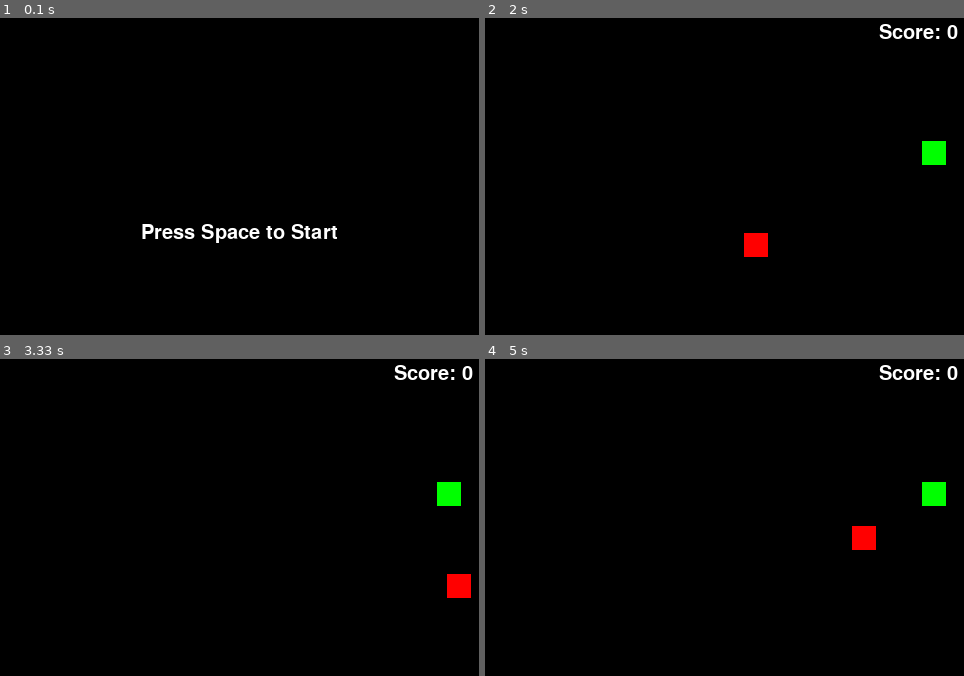
Above: before the commit, frames 1-4 (two rows, left to right).
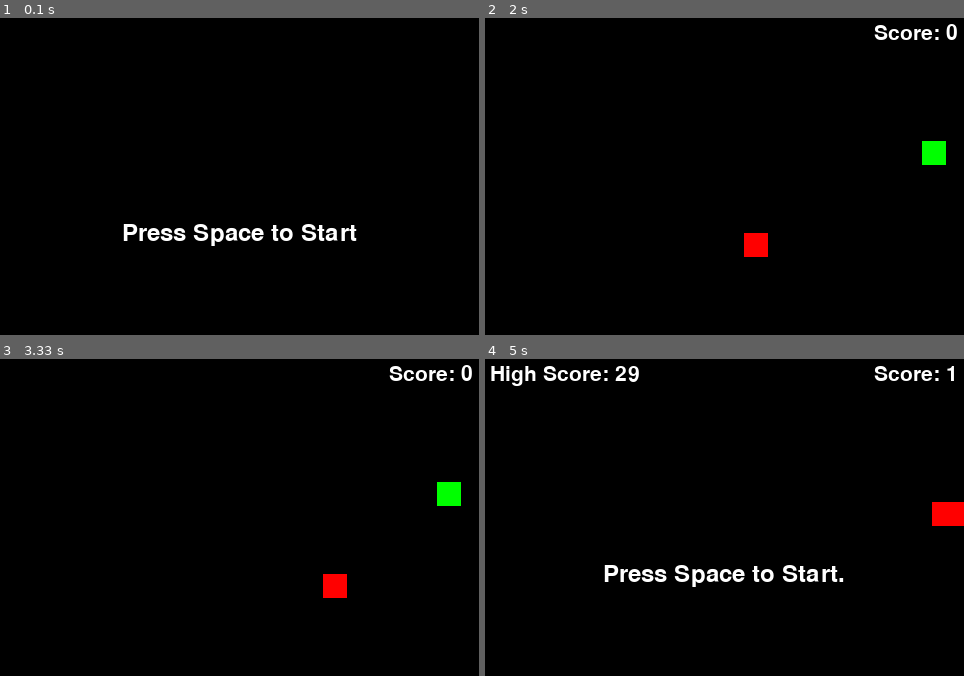
Above: after the commit, the same moments.

Repository: Dev-Chase/new_snake_pygame
Game: pygame game, started from main.py
Same seed, same stepped clock (60 frames per second), same inputs: the game is played once before the commit and once after it.
Inputs:
- Up to frame 1 (0.1 s): no input
- Up to frame 2 (2 s): hold Esc 0.33-0.8 s; tap Space at 1.83 s
- Up to frame 3 (3.33 s): hold Esc 2.17-2.63 s; hold Right 2.17-2.63 s; tap Space at 2.23, 2.53, 2.73, 3.03 s; hold Esc 2.67-3.13 s; hold Right 2.67-3.13 s
- Up to frame 4 (5 s): hold Up 3.67-4.13 s; tap Space at 3.73, 4.03, 4.23, 4.53, 4.73 s; hold Right 4.17-4.63 s; hold Left from 4.67 s (still down)

The runs differ from the first frame. In frame 1, 1.5% of the frame differs, in the area x 25-75%, y 64-72%; in frame 2, 0.5%; in frame 3, 1.2%; in frame 4, 3.8%, in the area x 1-100%, y 1-72%.

Commit message:
Added Pausing Functionality

Diff:
--- a/highscore.txt
+++ b/highscore.txt
@@ -2,3 +2,4 @@
 2
 5
 23
+29
--- a/main.py
+++ b/main.py
@@ -24,7 +24,7 @@
     while snake.hit_food(food):
         food.rect.topleft = random_pos()
 
-    text_box = TextBox("Press Space to Start")  # Main Text
+    text_box = TextBox("Press Space to Start", font_size=36)  # Main Text
     score_box = TextBox(f"Score: {score}")  # Current Score Text
     high_score_box = TextBox(f"High Score: {high_score}")  # High Score Text
 
@@ -48,9 +48,14 @@
                     score = 0
                     score_box.__init__(f"Score: {score}")
                     score_box.rect.topright = (W - 6, 6)
-                # elif game_states["playing"]:
-                #     if event.key == pygame.K_f:
-                #         snake.grow()
+                elif event.key == pygame.K_ESCAPE:
+                    # Pausing the Game
+                    if game_state == game_states["playing"]:
+                        game_state = game_states["paused"]
+                        text_box.__init__("Press ESC to Resume", font_size=36)
+                    # Un-Pausing the Game
+                    elif game_state == game_states["paused"]:
+                        game_state = game_states["playing"]
 
         # Start Screen
         if game_state == game_states["start"]:
@@ -71,7 +76,7 @@
 
             # Game Over Checks
             if snake.is_dead():
-                text_box.__init__("Game Over. Press Space to Start.")
+                text_box.__init__("Press Space to Start.", font_size=36)
                 game_state = game_states["game-over"]
                 if score > high_score:
                     write_high_score(score)
@@ -97,6 +102,15 @@
             display.blit(score_box.text, score_box.rect.topleft)
             display.blit(high_score_box.text, high_score_box.rect.topleft)
 
+        # Pause Screen
+        elif game_state == game_states["paused"]:
+            # Drawing
+            display.blit(food.image, food.rect.topleft)
+            snake.draw(display)
+            display.blit(text_box.text, text_box.rect.topleft)
+            display.blit(score_box.text, score_box.rect.topleft)
+            display.blit(high_score_box.text, high_score_box.rect.topleft)
+
         # Implement Screen Shake
         if screen_shake <= 0:
             screen_shake = 0
--- a/settings.py
+++ b/settings.py
@@ -14,7 +14,7 @@
 game_states = {
     "start": 0,
     "playing": 1,
-    "pause": 2,
+    "paused": 2,
     "game-over": 3
 }
 
--- a/textbox.py
+++ b/textbox.py
@@ -2,7 +2,7 @@
 
 
 class TextBox:
-    def __init__(self, content="Hello World!", pos=(W//2, H//2), colour=fg_colour):
-        self.font = pygame.font.SysFont('system', 30)
+    def __init__(self, content="Hello World!", pos=(W//2, H//2), font_size=31, colour=fg_colour):
+        self.font = pygame.font.SysFont('system', font_size)
         self.text = self.font.render(content, True, colour)
         self.rect = self.text.get_rect(center=pos)
